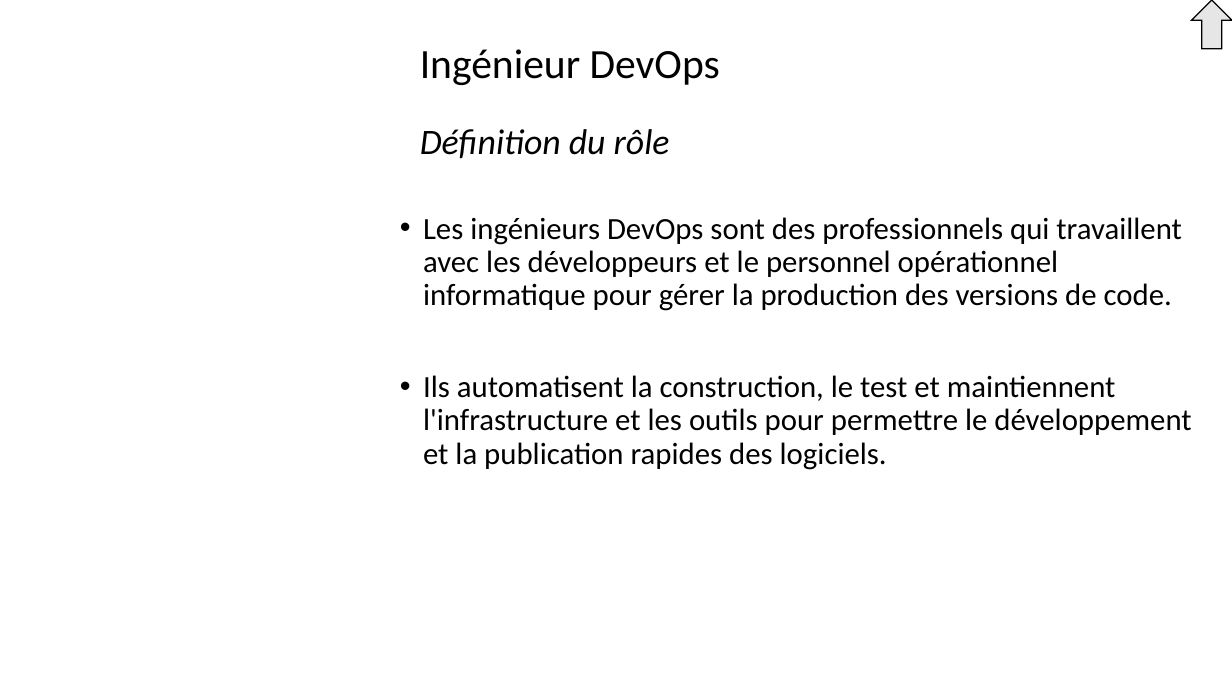
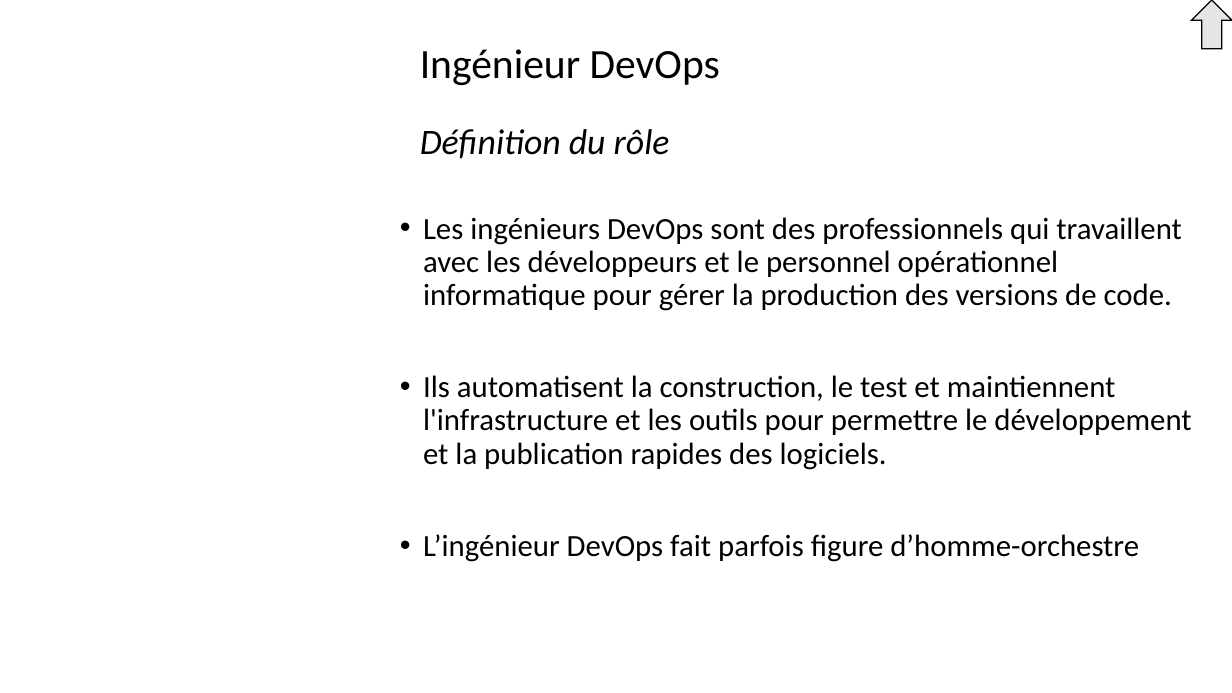
Before and after one commit to Solifred38/cv, a slide deck: slide 54 of Profils_jobs_it.pptx. Drawn at 1232x693 pixels with LibreOffice and Linux fonts; fonts in the diff are those of the drawing; background and template pictures are left out. Boxes give left, top, right and bottom in pixels: in the first picture for what was removed or moved away, otherwise in the second. Text is boxed around its words. In the diff, an @@ line names an element or a change of style, - is before the commit and + after.

```diff
--- a/Profils_jobs_it.pptx
+++ b/Profils_jobs_it.pptx
@@ text at box(423, 534, 1139, 562): paragraph added @@
+• L’ingénieur DevOps fait parfois figure d’homme-orchestre
```
Also in this commit, not shown: 10 other slides changed.
